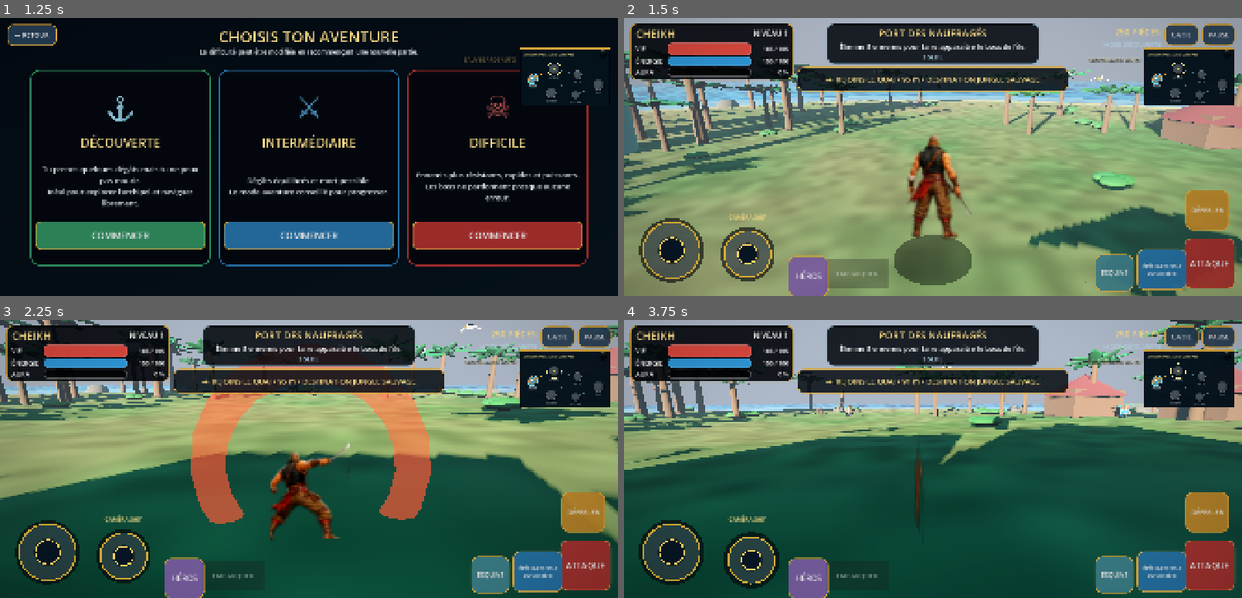
Above: before the commit, frames 1-4 (two rows, left to right).
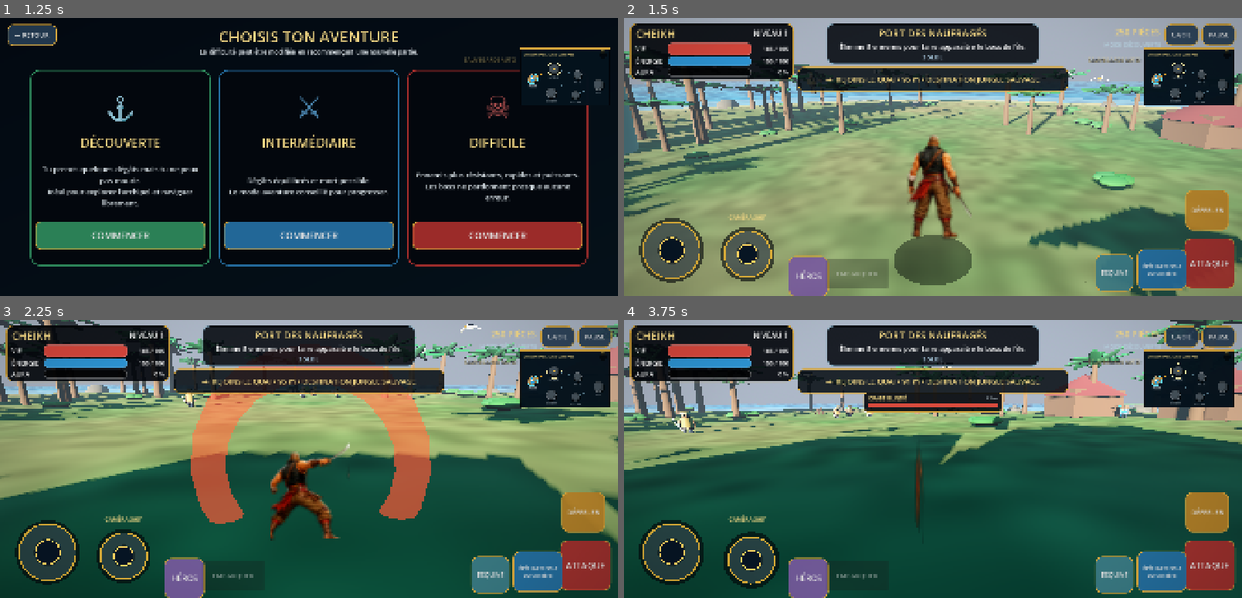
Above: after the commit, the same moments.

Repository: Chasmet/Chk-pirate-warrior-
Game: Godot game, scene res://scenes/main.tscn
Two runs of this game, one before a commit and one after it. Both use one fixed random seed, a clock stepped at 60 frames per second and the inputs below.
Inputs (mouse positions are in pixels of both pictures, inside the frame that each line leads up to):
- Up to frame 1 (1.25 s): click (123, 84) at 0.52 s
- Up to frame 2 (1.5 s): click "COMMENCER" at 1.25 s
- Up to frame 3 (2.25 s): drag from (414, 495) to (370, 397) at 2.02 s
- Up to frame 4 (3.75 s): drag from (673, 553) to (902, 514) at 2.77 s; move the mouse to (753, 559) at 3.52 s; hold D (move_right) from 3.53 s (still down); tap Shift (dodge) at 3.6 s; click (753, 559) at 3.67 s

Frame 1 is identical in both runs. In frame 2, 0.2% of the frame differs, in the area x 0-64%, y 20-70%; in frame 3, 0.1%; in frame 4, 1.9%, in the area x 7-62%, y 26-41%.

Commit message:
feat: activer le roster 2.5D et les combats V3.5

Diff:
--- a/godot/project.godot
+++ b/godot/project.godot
@@ -1,13 +1,13 @@
 ; CHK Pirate Warrior — Godot 4.6.3 stable
 ; Monde ouvert 3D mobile en français.
 ; Le monde, les ennemis ordinaires, les animaux, le bateau et les collisions restent en 3D.
-; Seuls les héros et les boss utilisent un Sprite3D réaliste intégré au monde.
+; Les héros, boss, commandants et nakamas utilisent des personnages 2.5D intégrés au monde.
 
 config_version=5
 
 [application]
 
-config/name="CHK Pirate Warrior V3.4"
+config/name="CHK Pirate Warrior V3.5"
 run/main_scene="res://scenes/main.tscn"
 run/max_fps=60
 config/icon="res://assets/ui/icon_512.png"
@@ -26,7 +26,8 @@
 ArchipelagoMinimap="*res://scripts/archipelago_minimap.gd"
 TargetHealthHud="*res://scripts/target_health_hud.gd"
 AAAPresentationDirector="*res://scripts/aaa_presentation_director.gd"
-Boss25DDirector="*res://scripts/boss_25d_director.gd"
+Roster25DDirector="*res://scripts/roster_25d_director.gd"
+CombatVarietyDirector="*res://scripts/combat_variety_director.gd"
 
 [display]
 
